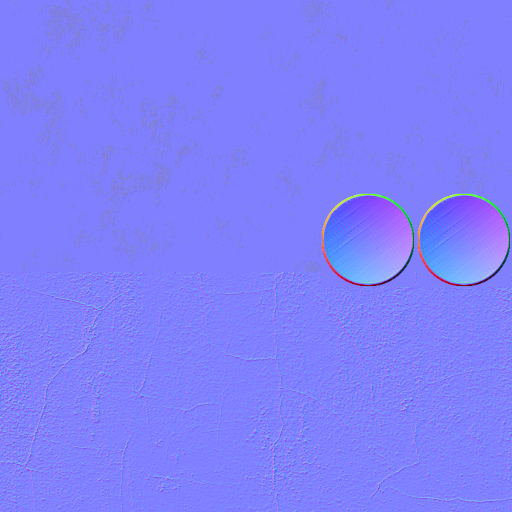
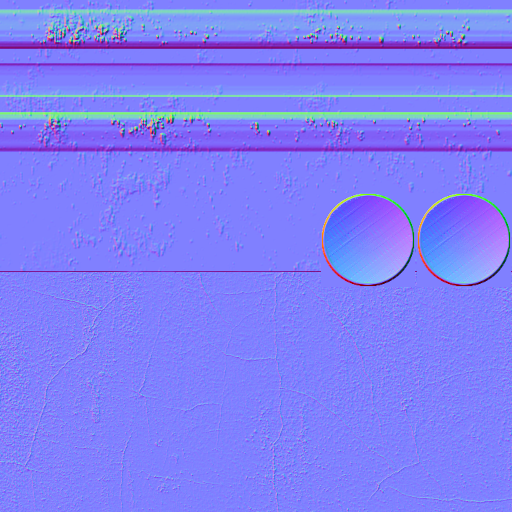
Comparing the layer stacks of the two w=512, h=512 images. Changes:
painted on "metal" over <box>0,0,512,272</box>
